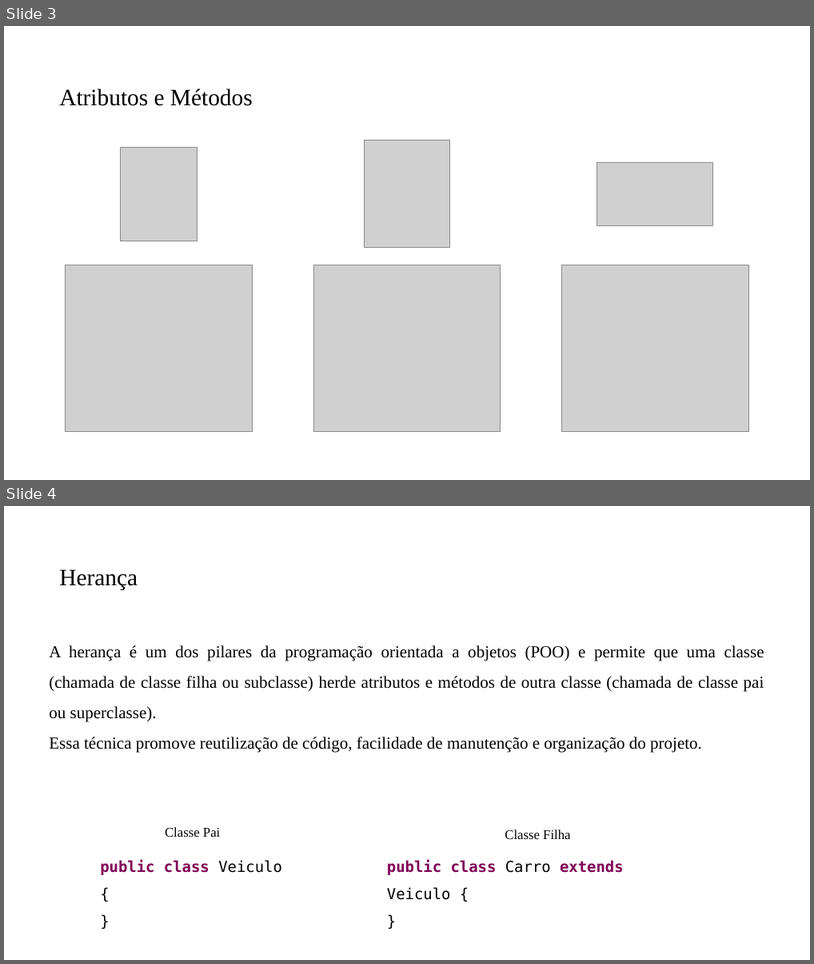
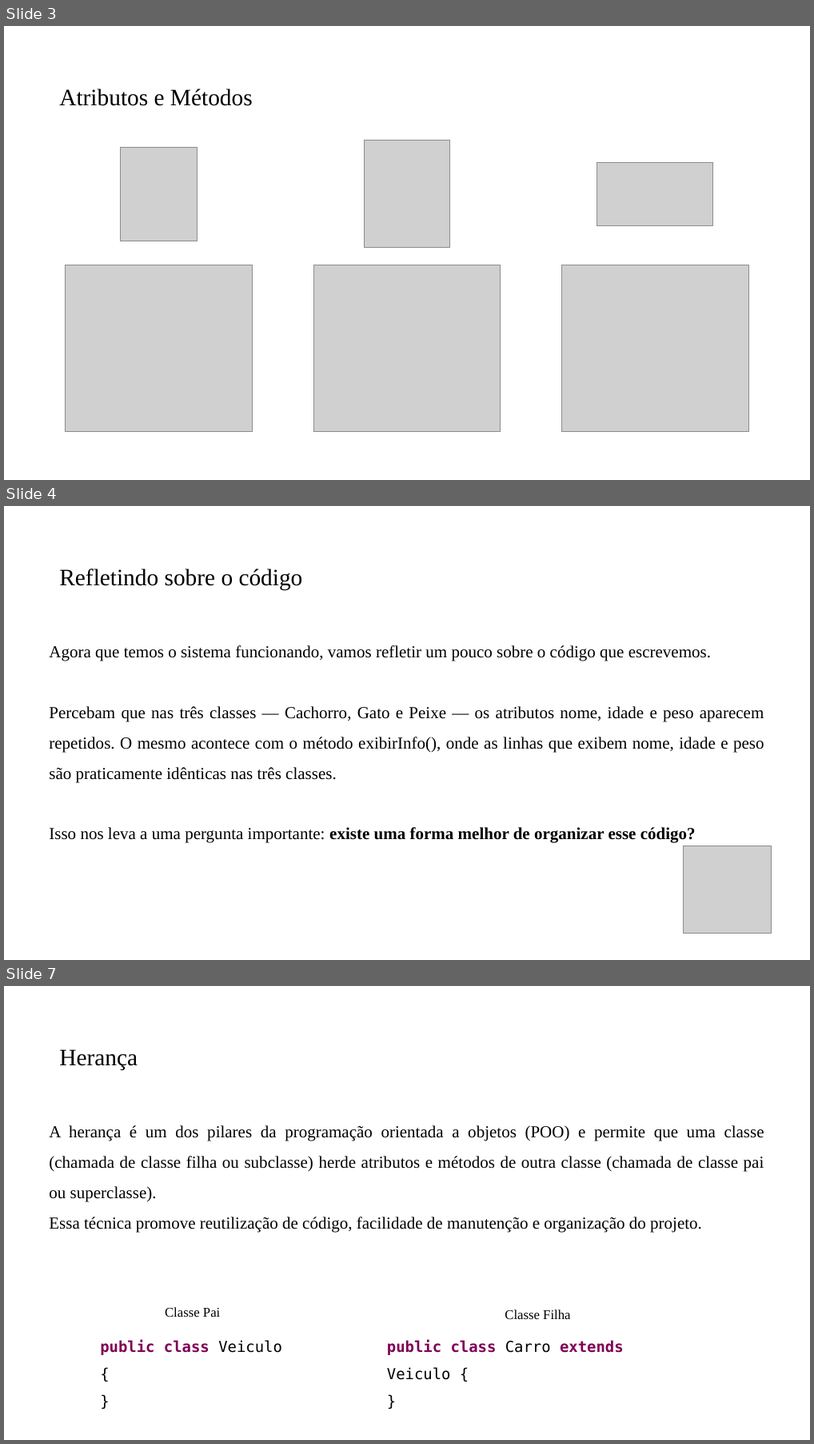
Before and after one commit to PedroMiho/UMC, a slide deck: Projeto de Software e Segurança da Informação - 2026/Projeto de Software/Aula07-HerançaPolimorfismo/Herança e Porlimosfismo.pptx. Shown one above the other, each under a label of ours: slides 3 and 4 before the commit, slides 3, 4 and 7 after it; the slides between them are not shown. The pictures are 814x964 and 814x1444 pixels, drawn with LibreOffice and Linux fonts; fonts in the diff are those of the drawing; grey boxes stand for pictures; background and template pictures are left out. Boxes give left, top, right and bottom in pixels: in the first picture for what was removed or moved away, otherwise in the second. Text is boxed around its words. In the diff, an @@ line names an element or a change of style, - is before the commit and + after.

```diff
--- a/Projeto de Software e Segurança da Informação - 2026/Projeto de Software/Aula07-HerançaPolimorfismo/Herança e Porlimosfismo.pptx
+++ b/Projeto de Software e Segurança da Informação - 2026/Projeto de Software/Aula07-HerançaPolimorfismo/Herança e Porlimosfismo.pptx
@@ slide 4 added at (x1=4, y1=506, x2=810, y2=960), background #FFFFFF @@
@@ title added at (x1=59, y1=568, x2=303, y2=591), 28 pt, text #000000 @@
+Refletindo sobre o código
@@ text added at (x1=49, y1=645, x2=765, y2=843), 20 pt, text #000000 @@
+Agora que temos o sistema funcionando, vamos refletir um pouco sobre o código que escrevemos.
+Percebam que nas três classes — Cachorro, Gato e Peixe — os atributos nome, idade e peso aparecem repetidos. O mesmo acontece com o método exibirInfo(), onde as linhas que exibem nome, idade e peso são praticamente idênticas nas três classes.
+Isso nos leva a uma pergunta importante: existe uma forma melhor de organizar esse código?
@@ picture added at (x1=684, y1=845, x2=772, y2=933) @@
@@ what was slide 4 is now slide 7 @@
```
Also in this commit, not shown: 1 slide changed, 2 other slides added, 7 other files.
